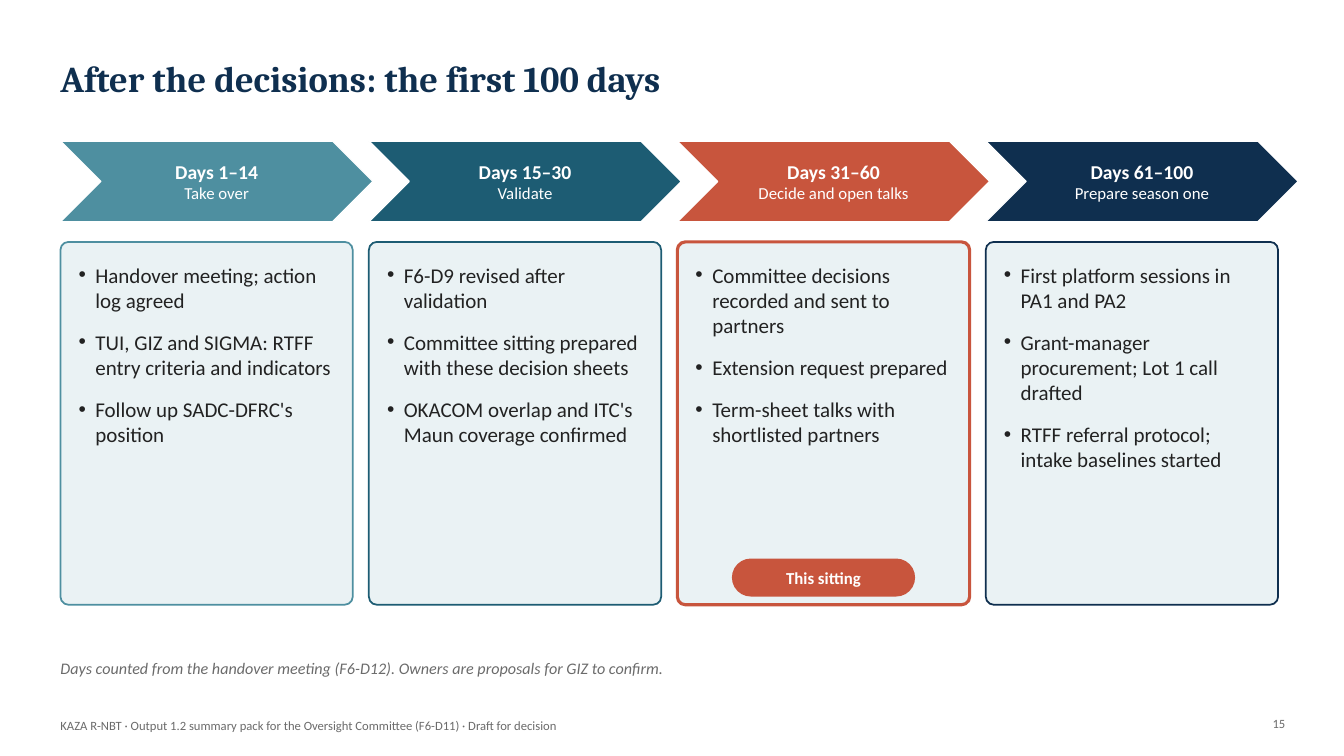
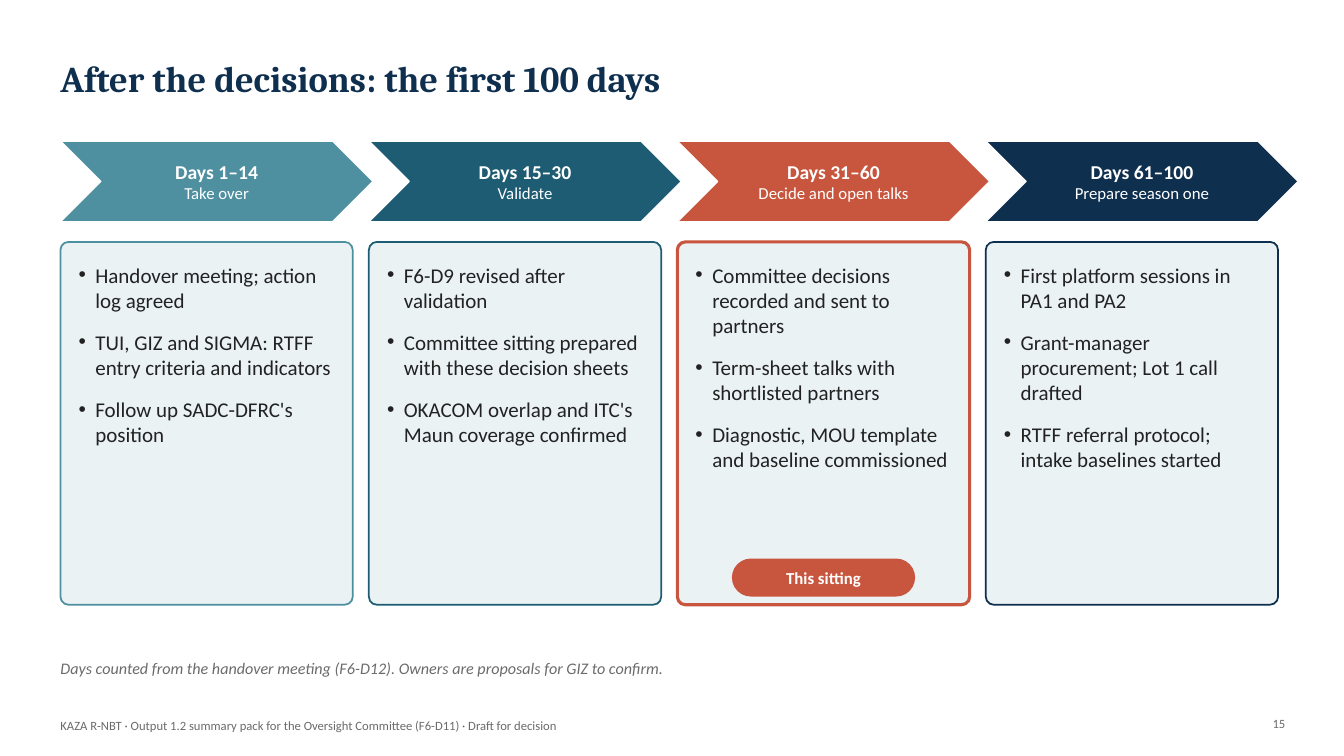
Before and after one commit to modestanz/GIZ-Works, a slide deck: slide 15 of deliverables/F6-D11_Output_1.2_Summary_Pack_Oversight_Committee.pptx. Drawn at 1344x756 pixels with LibreOffice and Linux fonts; fonts in the diff are those of the drawing; background and template pictures are left out. Boxes give left, top, right and bottom in pixels: in the first picture for what was removed or moved away, otherwise in the second. Text is boxed around its words. In the diff, an @@ line names an element or a change of style, - is before the commit and + after.

```diff
--- a/deliverables/F6-D11_Output_1.2_Summary_Pack_Oversight_Committee.pptx
+++ b/deliverables/F6-D11_Output_1.2_Summary_Pack_Oversight_Committee.pptx
@@ text at (712,360,947,379): paragraph removed @@
-• Extension request prepared
@@ text at (712,427,948,467): paragraph added @@
+• Diagnostic, MOU template and baseline commissioned
```
Also in this commit, not shown: 7 other slides changed, 14 other files.
